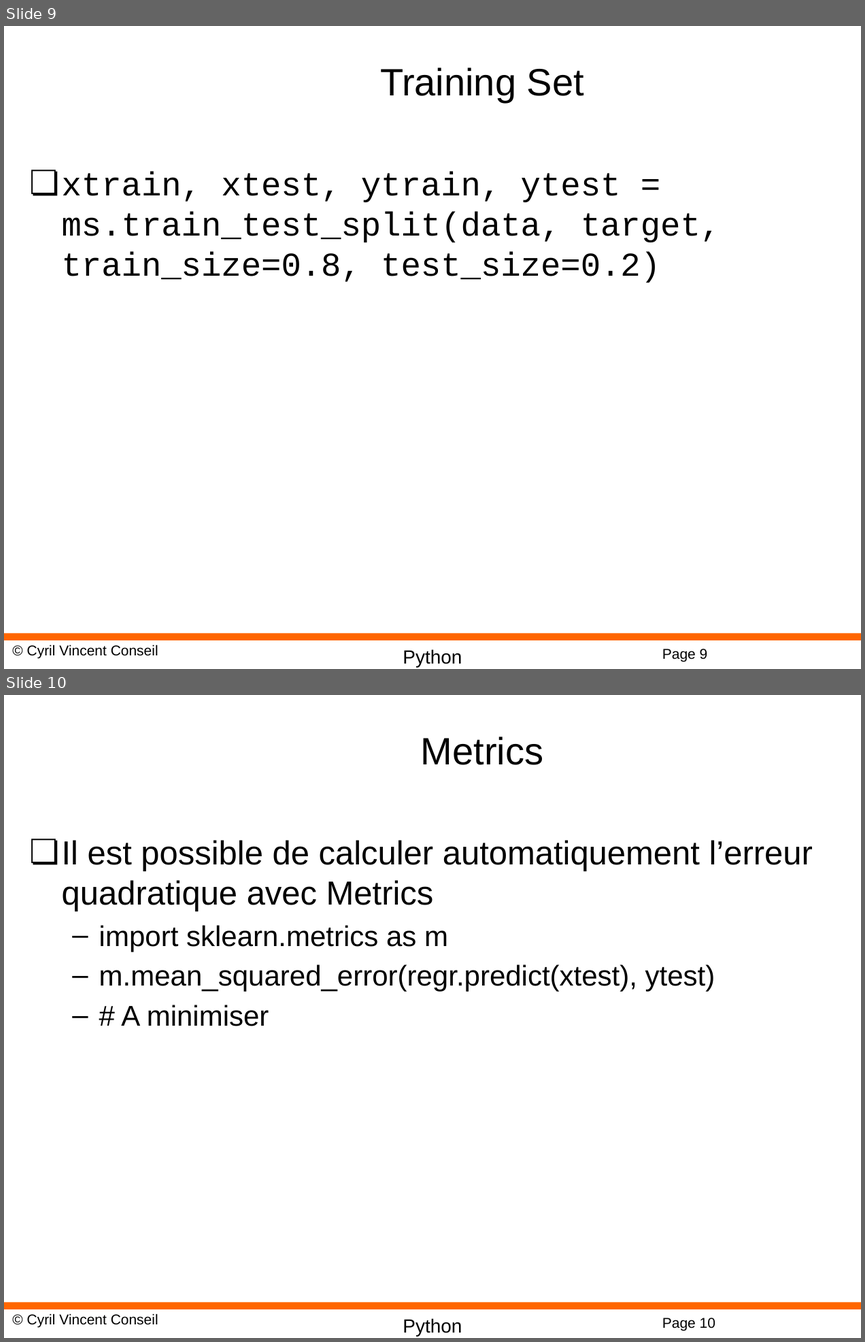
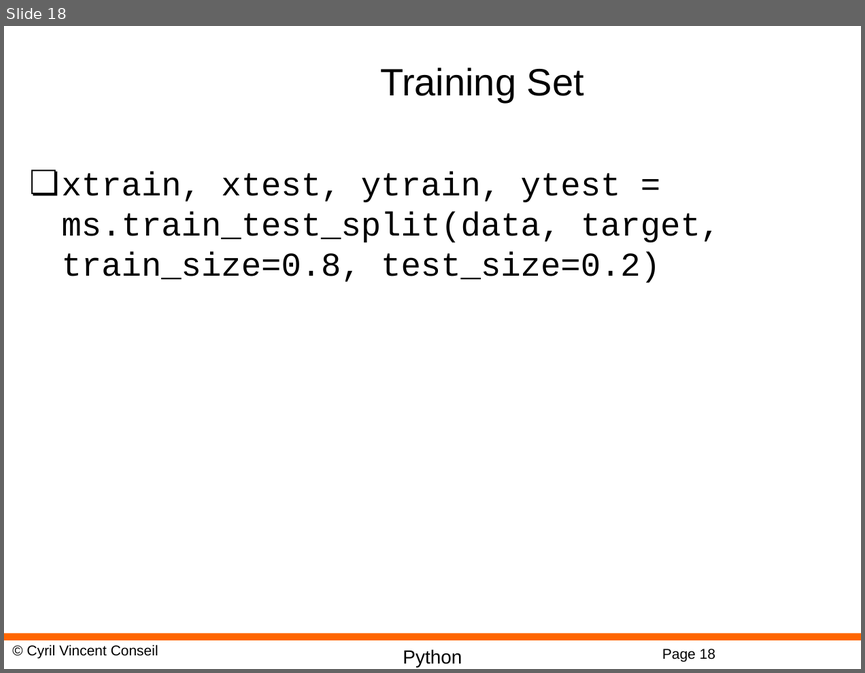
Before and after one commit to cyrilvincent/ML, a slide deck: PPT/MachineLearning13-ScikitLearn.pptx. Shown one above the other, each under a label of ours: slides 9 and 10 before the commit, slide 18 after it. The pictures are 865x1342 and 865x673 pixels, drawn with LibreOffice and Linux fonts; fonts in the diff are those of the drawing; background and template pictures are left out. Boxes give left, top, right and bottom in pixels: in the first picture for what was removed or moved away, otherwise in the second. Text is boxed around its words. In the diff, an @@ line names an element or a change of style, - is before the commit and + after.

```diff
--- a/PPT/MachineLearning13-ScikitLearn.pptx
+++ b/PPT/MachineLearning13-ScikitLearn.pptx
@@ slide 10 removed at <box>4,695,861,1338</box>, background #FFFFFF; not listed: 4 template elements that a slide beside it also shows @@
@@ title removed at <box>421,736,543,765</box> @@
-Metrics
@@ text removed at <box>62,840,813,1026</box> @@
-❏ Il est possible de calculer automatiquement l’erreur quadratique avec Metrics
-  – import sklearn.metrics as m
-  – m.mean_squared_error(regr.predict(xtest), ytest)
-  – # A minimiser
@@ what was slide 9 is now slide 18 @@
@@ page number at <box>662,648,715,661</box>: text changed @@
-Page 9
+Page 18
```
Also in this commit, not shown: 4 other files.
